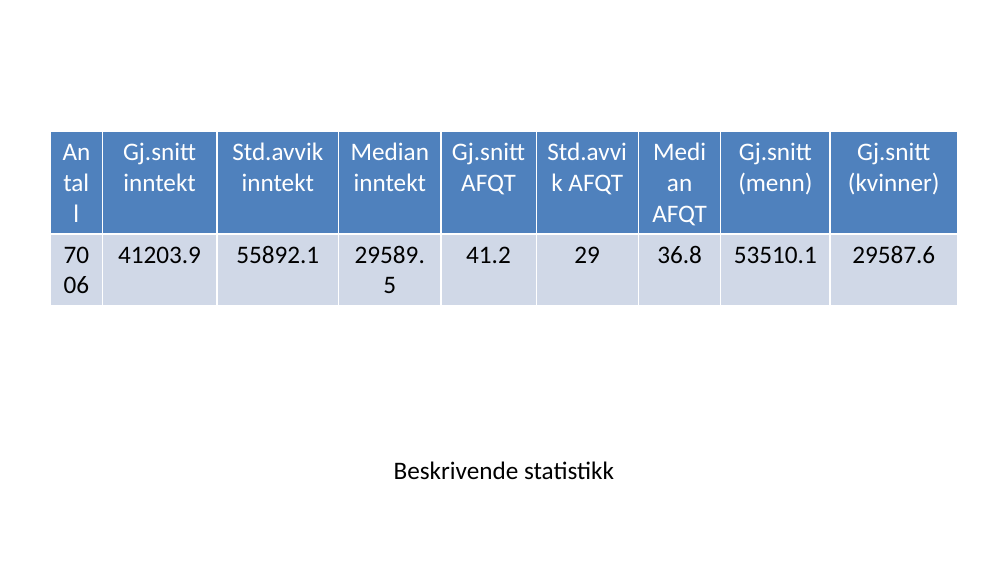
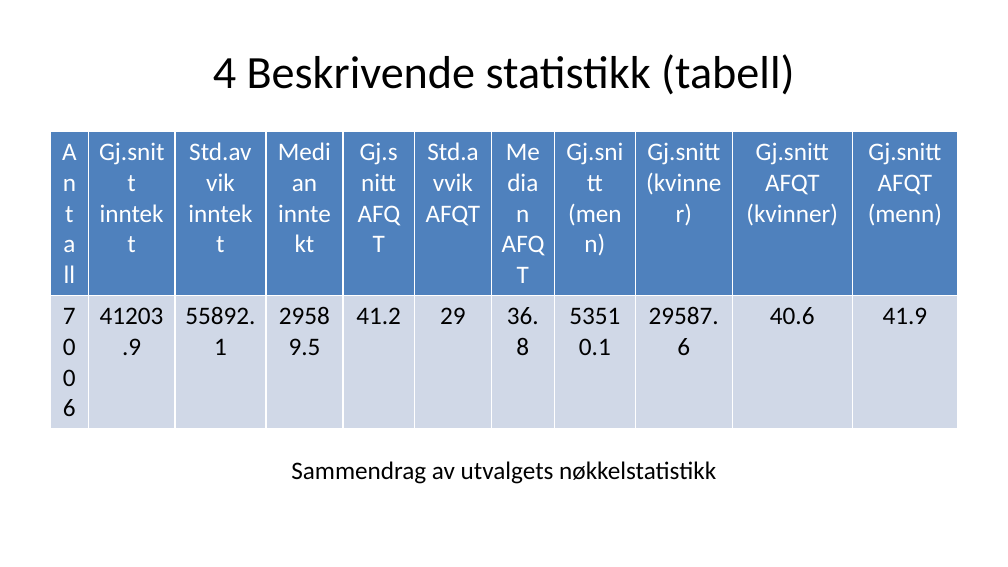
Before and after one commit to H-Vika/MSB105-Assign-2, a slide deck: slide 6 of MSB105 assign 2 presentasjon.pptx (slide 7 before the commit). Drawn at 1008x567 pixels with LibreOffice and Linux fonts; fonts in the diff are those of the drawing. Boxes give left, top, right and bottom in pixels: in the first picture for what was removed or moved away, otherwise in the second. Text is boxed around its words. In the diff, an @@ line names an element or a change of style, - is before the commit and + after.

```diff
--- a/MSB105 assign 2 presentasjon.pptx
+++ b/MSB105 assign 2 presentasjon.pptx
@@ title added at box(213, 54, 794, 95), 33 pt, text #000000 @@
+4 Beskrivende statistikk (tabell)
@@ table at box(50, 132, 957, 450) @@
+column 10: Gj.snitt AFQT (kvinner) | 40.6
+column 11: Gj.snitt AFQT (menn) | 41.9
@@ text at box(291, 461, 716, 484): text changed @@
-Beskrivende statistikk
+Sammendrag av utvalgets nøkkelstatistikk
```
Also in this commit, not shown: 2 other slides changed, 8 slides removed, 3 other files.
